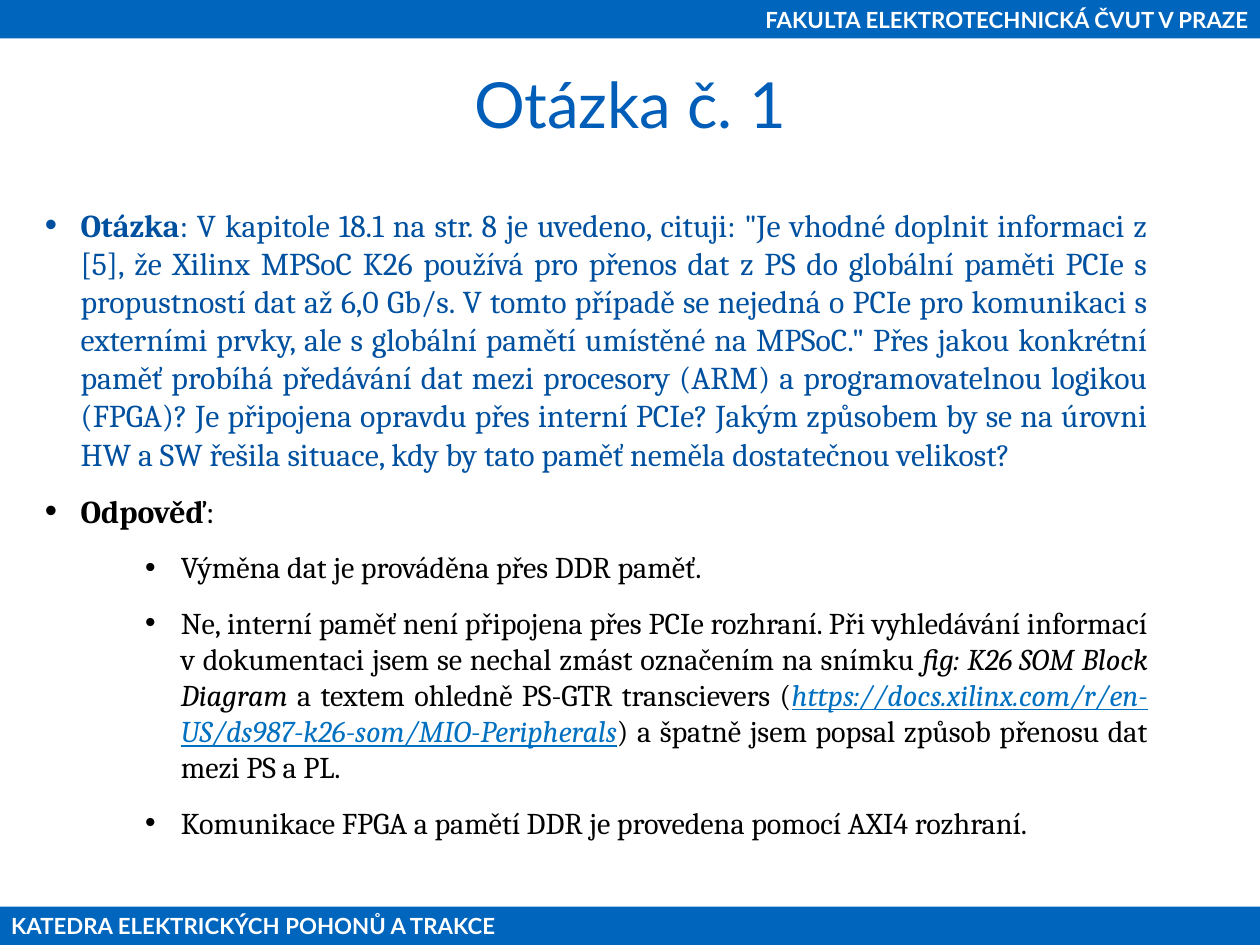
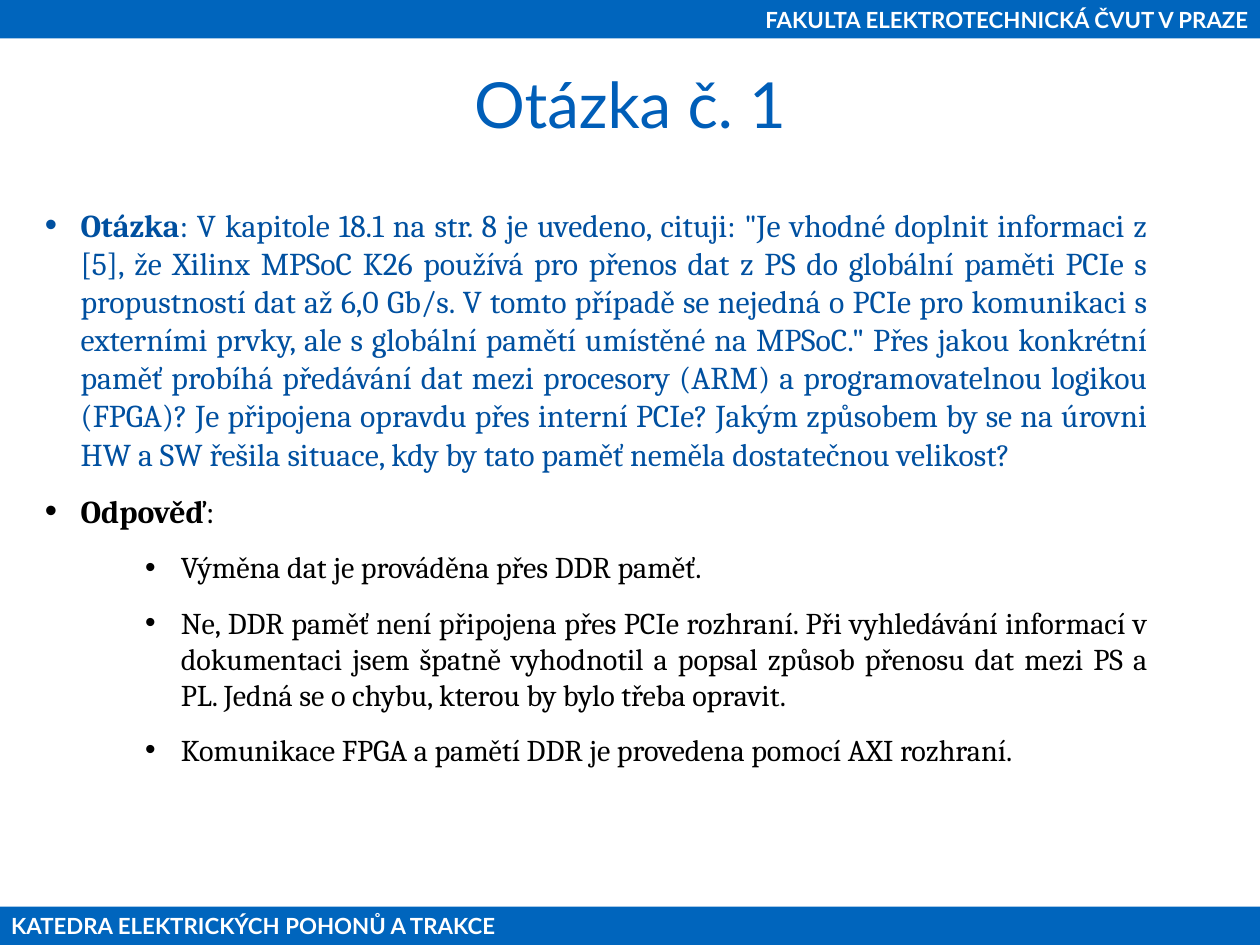
Before and after one commit to petrzakopal/dp, a slide deck: slide 9 of presentation/Zakopal-prezentace.pptx. Drawn at 1260x945 pixels with LibreOffice and Linux fonts; fonts in the diff are those of the drawing; background and template pictures are left out. Boxes give left, top, right and bottom in pixels: in the first picture for what was removed or moved away, otherwise in the second. Text is boxed around its words. In the diff, an @@ line names an element or a change of style, - is before the commit and + after.

Commit message:
úprava otázek

```diff
--- a/presentation/Zakopal-prezentace.pptx
+++ b/presentation/Zakopal-prezentace.pptx
@@ text at [181,612,1147,768]: text changed @@
-  • Ne, interní paměť není připojena přes PCIe rozhraní. Při vyhledávání informací v dokumentaci jsem se nechal zmást označením na snímku fig: K26 SOM Block Diagram a textem ohledně PS-GTR transcievers (https://docs.xilinx.com/r/en-US/ds987-k26-som/MIO-Peripherals) a špatně jsem popsal způsob přenosu dat mezi PS a PL.
-  • Komunikace FPGA a pamětí DDR je provedena pomocí AXI4 rozhraní.
+  • Ne, DDR paměť není připojena přes PCIe rozhraní. Při vyhledávání informací v dokumentaci jsem špatně vyhodnotil a popsal způsob přenosu dat mezi PS a PL. Jedná se o chybu, kterou by bylo třeba opravit.
+  • Komunikace FPGA a pamětí DDR je provedena pomocí AXI rozhraní.
```
